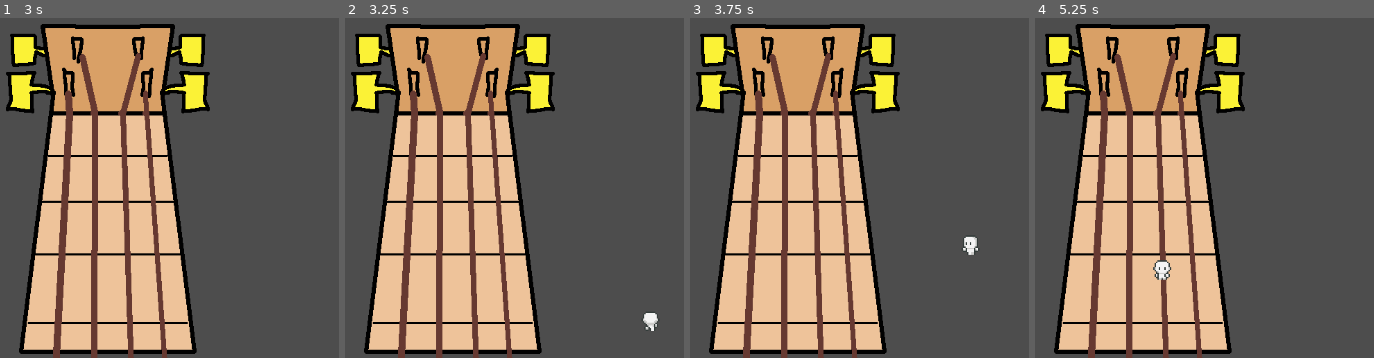
Above: before the commit, frames 1-4 (left to right).
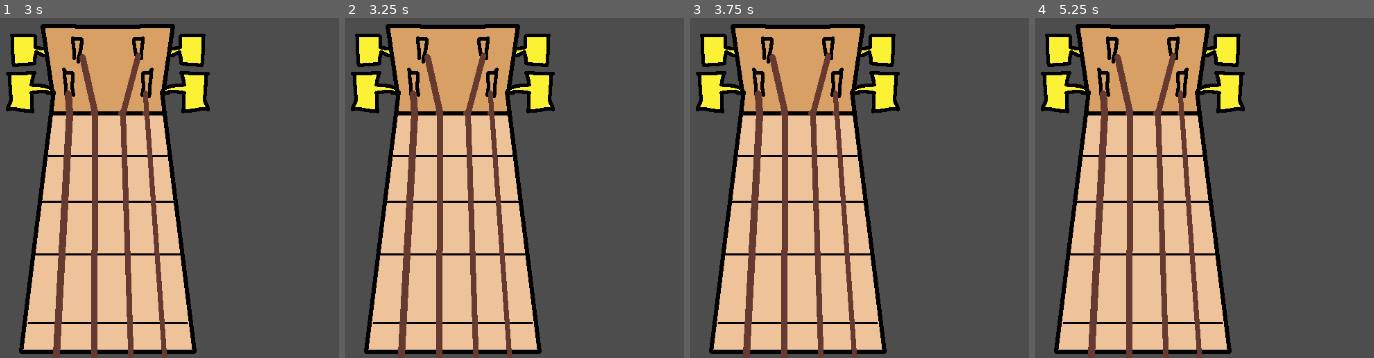
Above: after the commit, the same moments.

Repository: daduijker/bigmode_gamejam_2026
Game: Godot game, scene res://scenes/game.tscn
Same seed, same stepped clock (60 frames per second), same inputs: the game is played once before the commit and once after it. The engine's default icon, where the game draws it, is replaced by a stand-in: a white triangle on a blue panel in a dark square.
Inputs:
- Up to frame 1 (3 s): tap Enter at 0.5, 2.75 s; hold D (move_right) 0.53-1.28 s; tap Space (press_fret) at 0.6, 2 s; tap I (A_string, bound only after the commit) at 0.8, 1.35 s; hold S (move_down) 1.28-2.03 s; tap O (D_string, bound only after the commit) at 1.55, 2.1 s; hold D (move_right) 2.03-2.78 s; tap U (E_string, bound only after the commit) at 2.3, 2.85 s; hold W (move_up) from 2.78 s (still down)
- Up to frame 2 (3.25 s): keep holding W (move_up); tap P (G_string, bound only after the commit) at 3.05 s
- Up to frame 3 (3.75 s): release W (move_up) at 3.53 s; hold A (move_left) from 3.53 s (still down); tap P (G_string, bound only after the commit) at 3.6 s
- Up to frame 4 (5.25 s): tap Space (press_fret) at 3.8, 4.35 s; tap I (A_string, bound only after the commit) at 4.55, 5.1 s; release A (move_left) at 5.03 s; hold S (move_down) from 5.03 s (still down)

Frame 1 is identical in both runs. In frame 2, 0.2% of the frame differs, in the area x 87-93%, y 86-93%; in frame 3, 0.2%; in frame 4, 0.3%, in the area x 34-41%, y 71-78%.
Error before the commit: Invalid access to property or key 'selected_fret' on a base object of type 'Node (fret_manager.gd)'. (res://scripts/statemachine/fret.gd:9)
Error after the commit: Invalid call. Nonexistent function 'activate_fret' in base 'Nil'. (res://scripts/statemachine/fret.gd:9)

Commit message:
Continued note logic
NoteManager is not longer a global scripts but a scene. Each fret knows when it is pressed. Fretting is handeled in the object that frets the note instead of global.

Diff:
--- a/big-mode/project.godot
+++ b/big-mode/project.godot
@@ -14,10 +14,6 @@
 run/main_scene="uid://ds2ym3jllebmb"
 config/features=PackedStringArray("4.6", "GL Compatibility")
 config/icon="res://icon.svg"
-
-[autoload]
-
-FretManager="*uid://sqilivq2vadw"
 
 [global_group]
 
@@ -52,6 +48,26 @@
 "events": [Object(InputEventKey,"resource_local_to_scene":false,"resource_name":"","device":-1,"window_id":0,"alt_press …(191 unchanged characters)…
 ]
 }
+E_string={
+"deadzone": 0.2,
+"events": [Object(InputEventKey,"resource_local_to_scene":false,"resource_name":"","device":-1,"window_id":0,"alt_pressed":false,"shift_pressed":false,"ctrl_pressed":false,"meta_pressed":false,"pressed":false,"keycode":0,"physical_keycode":85,"key_label":0,"unicode":117,"location":0,"echo":false,"script":null)
+]
+}
+A_string={
+"deadzone": 0.2,
+"events": [Object(InputEventKey,"resource_local_to_scene":false,"resource_name":"","device":-1,"window_id":0,"alt_pressed":false,"shift_pressed":false,"ctrl_pressed":false,"meta_pressed":false,"pressed":false,"keycode":0,"physical_keycode":73,"key_label":0,"unicode":105,"location":0,"echo":false,"script":null)
+]
+}
+D_string={
+"deadzone": 0.2,
+"events": [Object(InputEventKey,"resource_local_to_scene":false,"resource_name":"","device":-1,"window_id":0,"alt_pressed":false,"shift_pressed":false,"ctrl_pressed":false,"meta_pressed":false,"pressed":false,"keycode":0,"physical_keycode":79,"key_label":0,"unicode":111,"location":0,"echo":false,"script":null)
+]
+}
+G_string={
+"deadzone": 0.2,
+"events": [Object(InputEventKey,"resource_local_to_scene":false,"resource_name":"","device":-1,"window_id":0,"alt_pressed":false,"shift_pressed":false,"ctrl_pressed":false,"meta_pressed":false,"pressed":false,"keycode":0,"physical_keycode":80,"key_label":0,"unicode":112,"location":0,"echo":false,"script":null)
+]
+}
 
 [layer_names]
 
--- a/big-mode/scenes/fret.tscn
+++ b/big-mode/scenes/fret.tscn
@@ -1,6 +1,7 @@
 [gd_scene format=3 uid="uid://m480cebg2xf3"]
 
 [ext_resource type="Script" uid="uid://c5xm6hcne8x1e" path="res://scripts/fret.gd" id="1_lip1w"]
+[ext_resource type="Texture2D" uid="uid://bfxv2opkl45m7" path="res://icon.svg" id="2_lvl4t"]
 
 [sub_resource type="CircleShape2D" id="CircleShape2D_lip1w"]
 radius = 4.1231055
@@ -14,3 +15,8 @@
 
 [node name="CollisionShape2D" type="CollisionShape2D" parent="Area2D" unique_id=847974206]
 shape = SubResource("CircleShape2D_lip1w")
+
+[node name="Icon" type="Sprite2D" parent="." unique_id=10710202]
+visible = false
+scale = Vector2(0.15625, 0.1328125)
+texture = ExtResource("2_lvl4t")
--- a/big-mode/scenes/game.tscn
+++ b/big-mode/scenes/game.tscn
@@ -2,6 +2,7 @@
 
 [ext_resource type="PackedScene" uid="uid://cy0r8w1xxw43v" path="res://scenes/guitar.tscn" id="1_yqjtg"]
 [ext_resource type="PackedScene" uid="uid://lxurl4xw4hiu" path="res://scenes/player.tscn" id="2_lnu2h"]
+[ext_resource type="PackedScene" uid="uid://bn1orqsps041o" path="res://scenes/note_manager.tscn" id="3_lnu2h"]
 
 [node name="Node2D" type="Node2D" unique_id=1940413511]
 
@@ -10,3 +11,5 @@
 
 [node name="Player" parent="." unique_id=1769393985 instance=ExtResource("2_lnu2h")]
 position = Vector2(496, 531)
+
+[node name="NoteManager" parent="." unique_id=1167454483 instance=ExtResource("3_lnu2h")]
--- a/big-mode/scenes/guitar.tscn
+++ b/big-mode/scenes/guitar.tscn
@@ -10,48 +10,80 @@
 
 [node name="E1" parent="." unique_id=610971919 instance=ExtResource("2_8baca")]
 position = Vector2(-56, -85)
+string = "E"
+fret_number = 1
 
 [node name="A1" parent="." unique_id=524396156 instance=ExtResource("2_8baca")]
 position = Vector2(-19, -84)
+string = "A"
+fret_number = 1
 
 [node name="D1" parent="." unique_id=1062385191 instance=ExtResource("2_8baca")]
 position = Vector2(23, -87)
+string = "D"
+fret_number = 1
 
 [node name="G1" parent="." unique_id=1269010214 instance=ExtResource("2_8baca")]
 position = Vector2(60, -86)
+string = "G"
+fret_number = 1
 
 [node name="E2" parent="." unique_id=2072600530 instance=ExtResource("2_8baca")]
 position = Vector2(-60, -24)
+string = "E"
+fret_number = 2
 
 [node name="A2" parent="." unique_id=40490677 instance=ExtResource("2_8baca")]
 position = Vector2(-20, -23)
+string = "A"
+fret_number = 2
 
 [node name="D2" parent="." unique_id=1613416052 instance=ExtResource("2_8baca")]
 position = Vector2(26, -23)
+string = "D"
+fret_number = 2
 
 [node name="B2" parent="." unique_id=2122101770 instance=ExtResource("2_8baca")]
 position = Vector2(64, -22)
+string = "B"
+fret_number = 2
 
 [node name="E3" parent="." unique_id=1914718604 instance=ExtResource("2_8baca")]
 position = Vector2(-64, 50)
+string = "E"
+fret_number = 3
 
 [node name="A3" parent="." unique_id=1642838757 instance=ExtResource("2_8baca")]
 position = Vector2(-20, 48)
+string = "A"
+fret_number = 3
 
 [node name="D3" parent="." unique_id=1215700225 instance=ExtResource("2_8baca")]
 position = Vector2(28, 50)
+string = "D"
+fret_number = 3
 
 [node name="B3" parent="." unique_id=1552916726 instance=ExtResource("2_8baca")]
 position = Vector2(67, 49)
+string = "B"
+fret_number = 3
 
 [node name="E4" parent="." unique_id=368353855 instance=ExtResource("2_8baca")]
 position = Vector2(-69, 135)
+string = "E"
+fret_number = 4
 
 [node name="A4" parent="." unique_id=1663849565 instance=ExtResource("2_8baca")]
 position = Vector2(-21, 139)
+string = "A"
+fret_number = 4
 
 [node name="D4" parent="." unique_id=1193865028 instance=ExtResource("2_8baca")]
 position = Vector2(32, 140)
+string = "D"
+fret_number = 4
 
 [node name="B4" parent="." unique_id=1281211254 instance=ExtResource("2_8baca")]
 position = Vector2(77, 143)
+string = "B"
+fret_number = 4
--- /dev/null
+++ b/big-mode/scenes/note_manager.tscn
@@ -0,0 +1,6 @@
+[gd_scene format=3 uid="uid://bn1orqsps041o"]
+
+[ext_resource type="Script" uid="uid://sqilivq2vadw" path="res://scripts/note_manager.gd" id="1_swl6b"]
+
+[node name="NoteManager" type="Node" unique_id=1167454483]
+script = ExtResource("1_swl6b")
--- a/big-mode/scenes/player.tscn
+++ b/big-mode/scenes/player.tscn
@@ -322,10 +322,11 @@
 idle_state = NodePath("../Idle")
 animation_name = "Hurt"
 
-[node name="Fret" type="Node" parent="StateMachine" unique_id=1340349082 node_paths=PackedStringArray("idle_state", "move_state")]
+[node name="Fret" type="Node" parent="StateMachine" unique_id=1340349082 node_paths=PackedStringArray("idle_state", "move_state", "fret_hitbox")]
 script = ExtResource("9_y4r1p")
 idle_state = NodePath("../Idle")
 move_state = NodePath("../Move")
+fret_hitbox = NodePath("../../FretHitbox")
 animation_name = "Fret"
 
 [node name="FretHitbox" type="Area2D" parent="." unique_id=1132904246 node_paths=PackedStringArray("player")]
--- a/big-mode/scripts/fret.gd
+++ b/big-mode/scripts/fret.gd
@@ -1,2 +1,20 @@
 extends Node2D
 class_name Fret
+
+@export var string : String
+@export var fret_number : int
+
+
+@onready var is_active : bool = false
+
+@onready var icon: Sprite2D = $Icon
+
+func activate_fret() -> void:
+	is_active = true
+	icon.visible = true
+	return
+
+func deactivate_fret() -> void:
+	is_active = false
+	icon.visible = false
+	return
--- a/big-mode/scripts/fret_hitbox.gd
+++ b/big-mode/scripts/fret_hitbox.gd
@@ -14,7 +14,7 @@
 		registered_frets.remove_at(index)
 
 func _process(delta: float) -> void:
-	print_debug(selected_fret)
+	#print_debug(selected_fret)
 	if len(registered_frets) > 0:
 		registered_frets.sort_custom(_sort_by_distance_to_player)
 		selected_fret = registered_frets[0]
--- a/big-mode/scripts/globalscripts/fret_manager.gd
+++ /dev/null
@@ -1,27 +0,0 @@
-extends Node
-
-@onready var player : CharacterBody2D = get_tree().get_first_node_in_group("player")
-
-#var active_frets : Array[Node2D] = []
-#var selected_fret : Node2D
-#
-#func register_fret(fret: Node2D):
-	#active_frets.push_back(fret)
-#
-#func unregister_fret(fret: Node2D):
-	#var index = active_frets.find(fret)
-	#if index != -1:
-		#active_frets.remove_at(index)
-		#
-#func _process(delta: float) -> void:
-	#if len(active_frets) > 0:
-		#active_frets.sort_custom(_sort_by_distance_to_player)
-		#selected_fret = active_frets[0]
-	#else:
-		#selected_fret = null
-#
-#
-#func _sort_by_distance_to_player(area1: Node2D, area2: Node2D):
-	#var d_area1_to_player = player.global_position.distance_to(area1.global_position)
-	#var d_area2_to_player = player.global_position.distance_to(area2.global_position)
-	#return d_area1_to_player < d_area2_to_player
--- /dev/null
+++ b/big-mode/scripts/note_manager.gd
@@ -0,0 +1,21 @@
+extends Node
+
+@onready var player : CharacterBody2D = get_tree().get_first_node_in_group("player")
+@onready var fret_list : Array[Node] = get_tree().get_nodes_in_group("fret")
+
+func _unhandled_input(event: InputEvent) -> void:
+	if Input.is_action_just_pressed('E_string'):
+		print_debug("E")
+	if Input.is_action_just_pressed('A_string'):
+		print_debug("A")
+	if Input.is_action_just_pressed('D_string'):
+		print_debug("D")
+	if Input.is_action_just_pressed('G_string'):
+		print_debug("G")
+	return
+
+func _process(delta: float) -> void:
+	#for fret in fret_list:
+		#if fret.is_active:
+			#print_debug(fret)
+	pass
--- a/big-mode/scripts/statemachine/fret.gd
+++ b/big-mode/scripts/statemachine/fret.gd
@@ -2,18 +2,19 @@
 
 @export var idle_state: State
 @export var move_state: State
+@export var fret_hitbox: Area2D
 
 func enter() -> void:
 	parent.velocity = Vector2(0,0)
-	#if FretManager.selected_fret:
-	print_debug(FretManager.selected_fret)
-
+	fret_hitbox.selected_fret.activate_fret()
 	super()
 
 func process_input(event: InputEvent) -> State:
 	if Input.is_action_just_released('press_fret'):
+		fret_hitbox.selected_fret.deactivate_fret()
 		return idle_state
 	if Input.is_action_pressed('move_left') or Input.is_action_pressed('move_right') \
 	or Input.is_action_pressed('move_up') or Input.is_action_pressed('move_down'):
+		fret_hitbox.selected_fret.deactivate_fret()
 		return move_state
 	return null
--- a/big-mode/scripts/statemachine/hurt.gd
+++ b/big-mode/scripts/statemachine/hurt.gd
@@ -2,10 +2,12 @@
 
 @export var idle_state : State
 @export var max_hurt_time : float = 0.3
+@export var fret_hitbox: Area2D
 
 var hurt_time : float
 
 func enter() -> void:
+	fret_hitbox.selected_fret.deactivate_fret()
 	hurt_time = max_hurt_time
 	parent.velocity = Vector2(0,0)
 	print_debug('hurt')
Renamed: big-mode/scripts/globalscripts/fret_manager.gd.uid -> big-mode/scripts/note_manager.gd.uid
